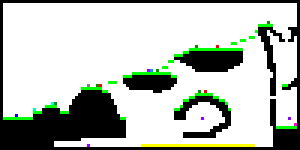
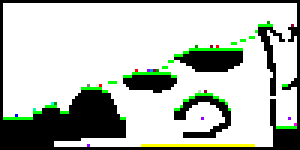
Layered file, before and after one edit (300px x 150px). Changes by layer:
painted on "Layer 1" over [96, 24, 294, 93]
